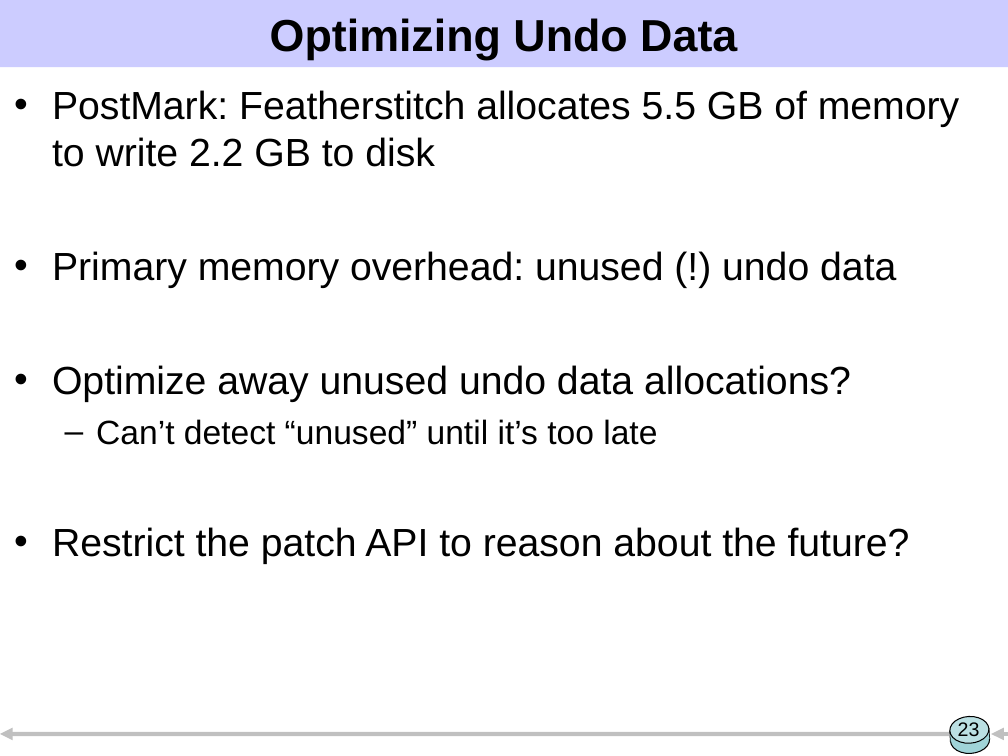
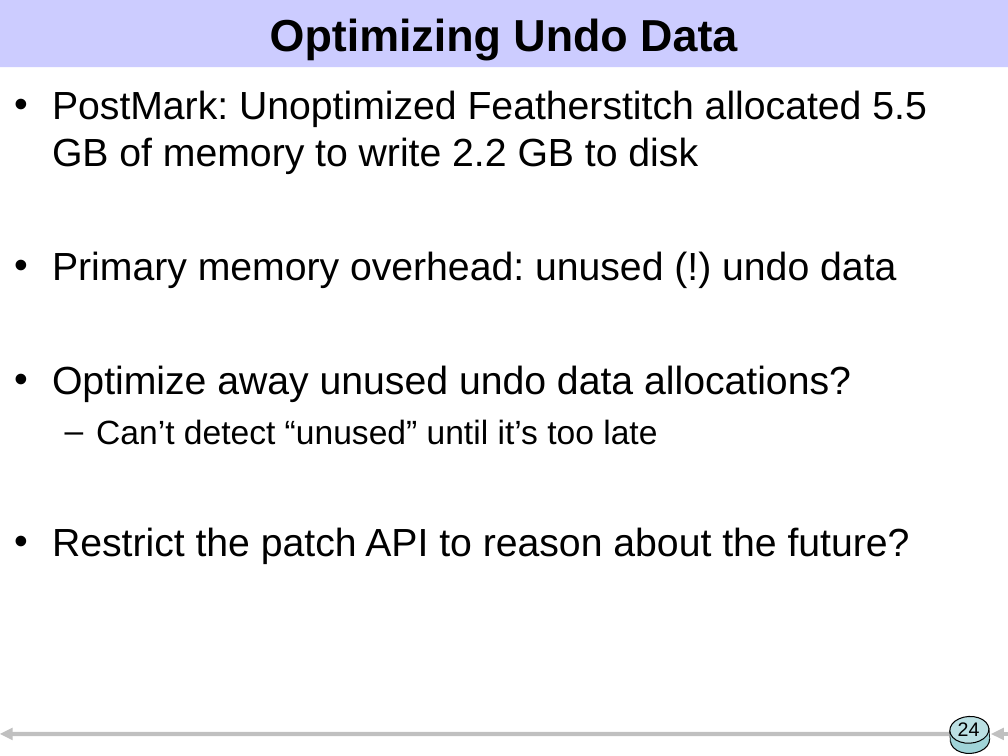
Before and after one commit to ucla-readable/fstitch-doc, a slide deck: slide 24 of sosp/pres.ppt (slide 23 before the commit). Drawn at 1008x756 pixels with LibreOffice and Linux fonts; fonts in the diff are those of the drawing. Boxes give left, top, right and bottom in pixels: in the first picture for what was removed or moved away, otherwise in the second. Text is boxed around its words. In the diff, an @@ line names an element or a change of style, - is before the commit and + after.

```diff
--- a/sosp/pres.ppt
+++ b/sosp/pres.ppt
@@ text at [52, 90, 926, 174]: text changed @@
-• PostMark: Featherstitch allocates 5.5 GB of memory to write 2.2 GB to disk
+• PostMark: Unoptimized Featherstitch allocated 5.5 GB of memory to write 2.2 GB to disk
@@ page number at [958, 722, 980, 741]: text changed @@
-23
+24
```
Also in this commit, not shown: 13 other slides changed, 5 slides added, 1 slide removed.
